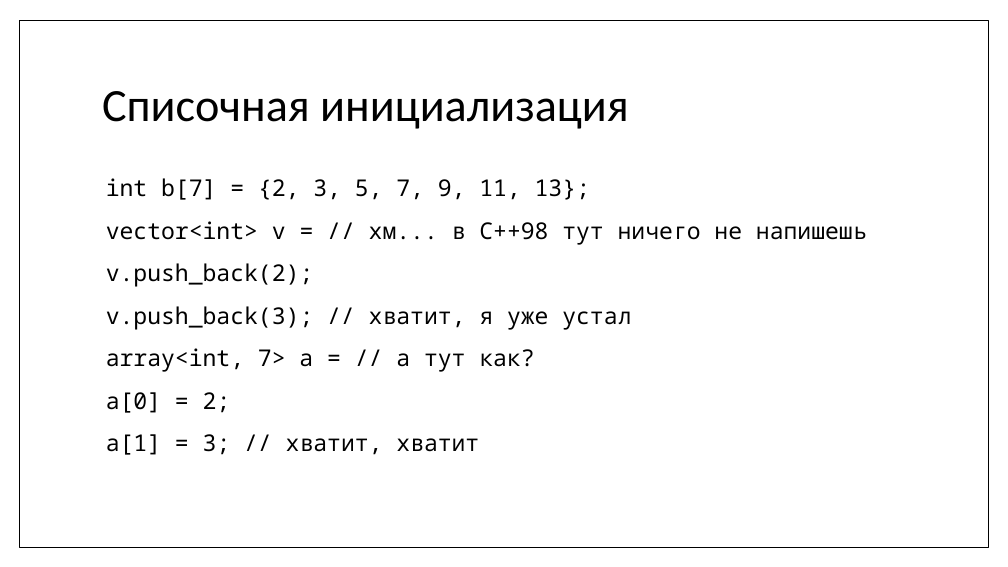
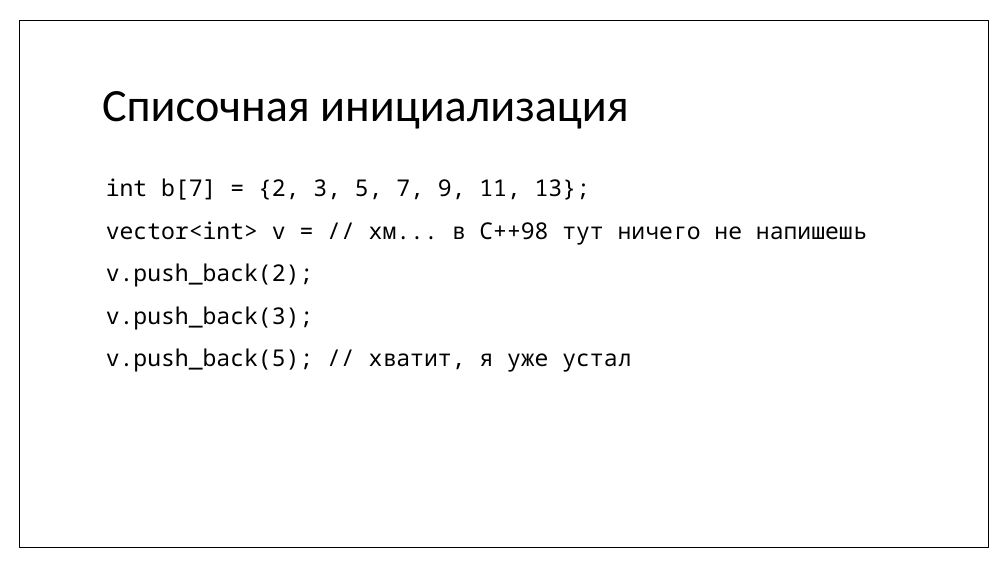
Before and after one commit to MIPT-ILab/cpp-lects-rus, a slide deck: slide 16 of slides/lec2-3-seq-containers.pptx. Drawn at 1008x567 pixels with LibreOffice and Linux fonts; fonts in the diff are those of the drawing. Boxes give left, top, right and bottom in pixels: in the first picture for what was removed or moved away, otherwise in the second. Text is boxed around its words. In the diff, an @@ line names an element or a change of style, - is before the commit and + after.

```diff
--- a/slides/lec2-3-seq-containers.pptx
+++ b/slides/lec2-3-seq-containers.pptx
@@ text at <box>106,306,631,372</box>: text changed @@
-v.push_back(3); // хватит, я уже устал
-array<int, 7> a = // а тут как?
-a[0] = 2;
-a[1] = 3; // хватит, хватит
+v.push_back(3);
+v.push_back(5); // хватит, я уже устал
```
Also in this commit, not shown: 8 other slides changed, 24 slides added, 9 other files.
